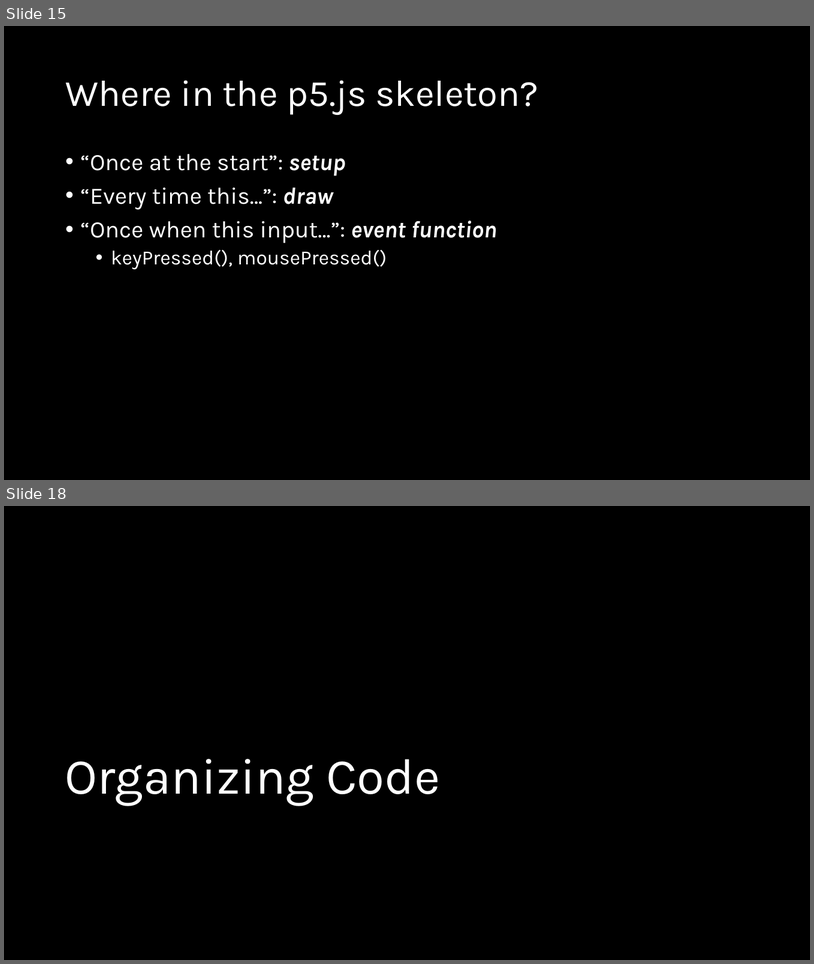
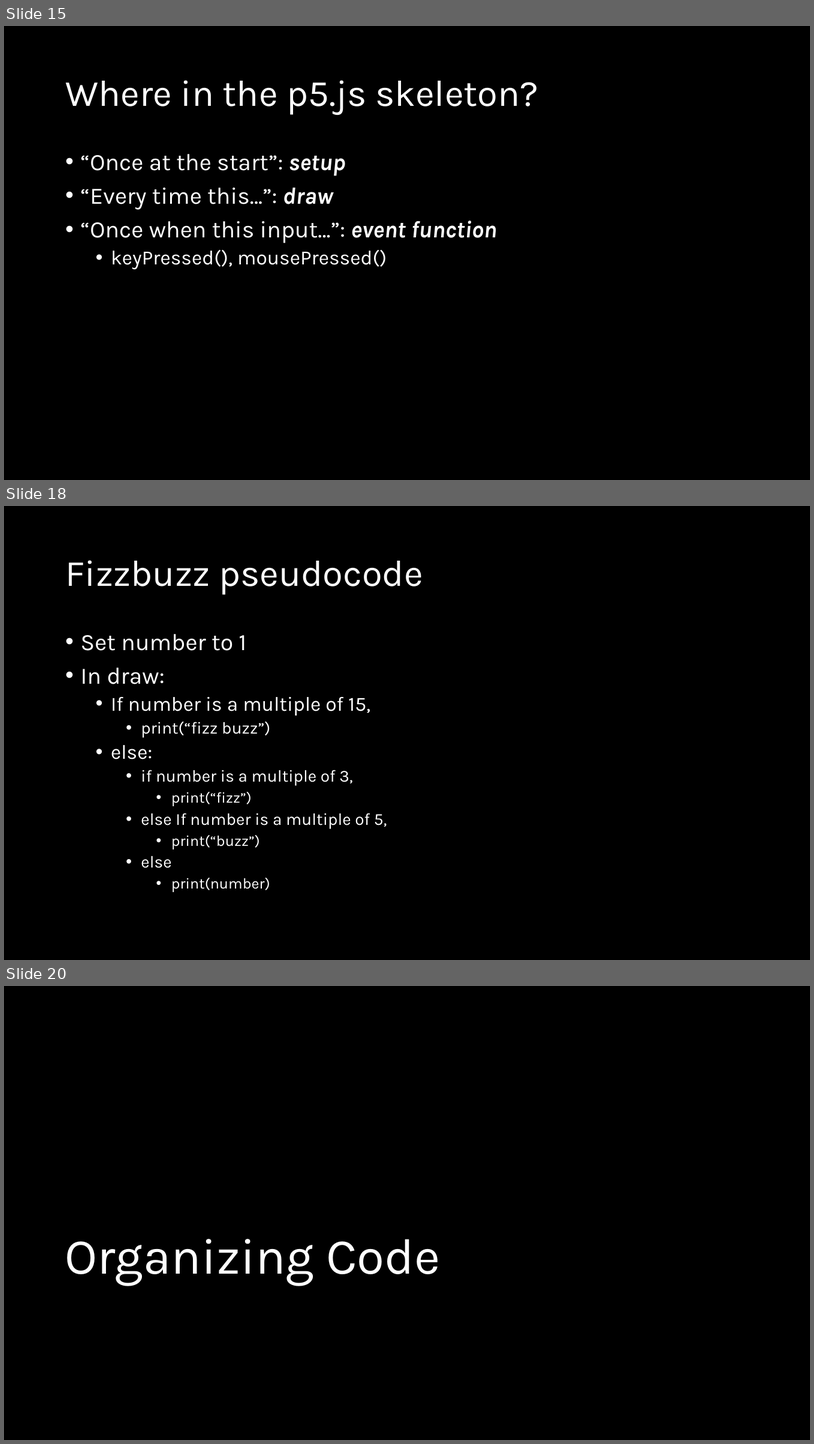
Before and after one commit to crhallberg/IMM120, a slide deck: Presentations/Class 04 – Sept 25.pptx. Shown one above the other, each under a label of ours: slides 15 and 18 before the commit, slides 15, 18 and 20 after it; the slides between them are not shown. The pictures are 814x964 and 814x1444 pixels, drawn with LibreOffice and Linux fonts; fonts in the diff are those of the drawing. Boxes give left, top, right and bottom in pixels: in the first picture for what was removed or moved away, otherwise in the second. Text is boxed around its words. In the diff, an @@ line names an element or a change of style, - is before the commit and + after.

```diff
--- a/Presentations/Class 04 – Sept 25.pptx
+++ b/Presentations/Class 04 – Sept 25.pptx
@@ slide 18 added at <box>4,506,810,960</box>, background #000000 @@
@@ title added at <box>65,560,423,595</box>, 44 pt, text #FFFFFF @@
+Fizzbuzz pseudocode
@@ text added at <box>81,634,387,892</box>, 20 pt, text #FFFFFF @@
+• Set number to 1
+• In draw:
+  • If number is a multiple of 15,
+    • print(“fizz buzz”)
+  • else:
+    • if number is a multiple of 3,
+      • print(“fizz”)
+    • else If number is a multiple of 5,
+      • print(“buzz”)
+    • else
+      • print(number)
@@ what was slide 18 is now slide 20 @@
```
Also in this commit, not shown: 8 slides changed, 15 other slides added, 1 slide removed.
